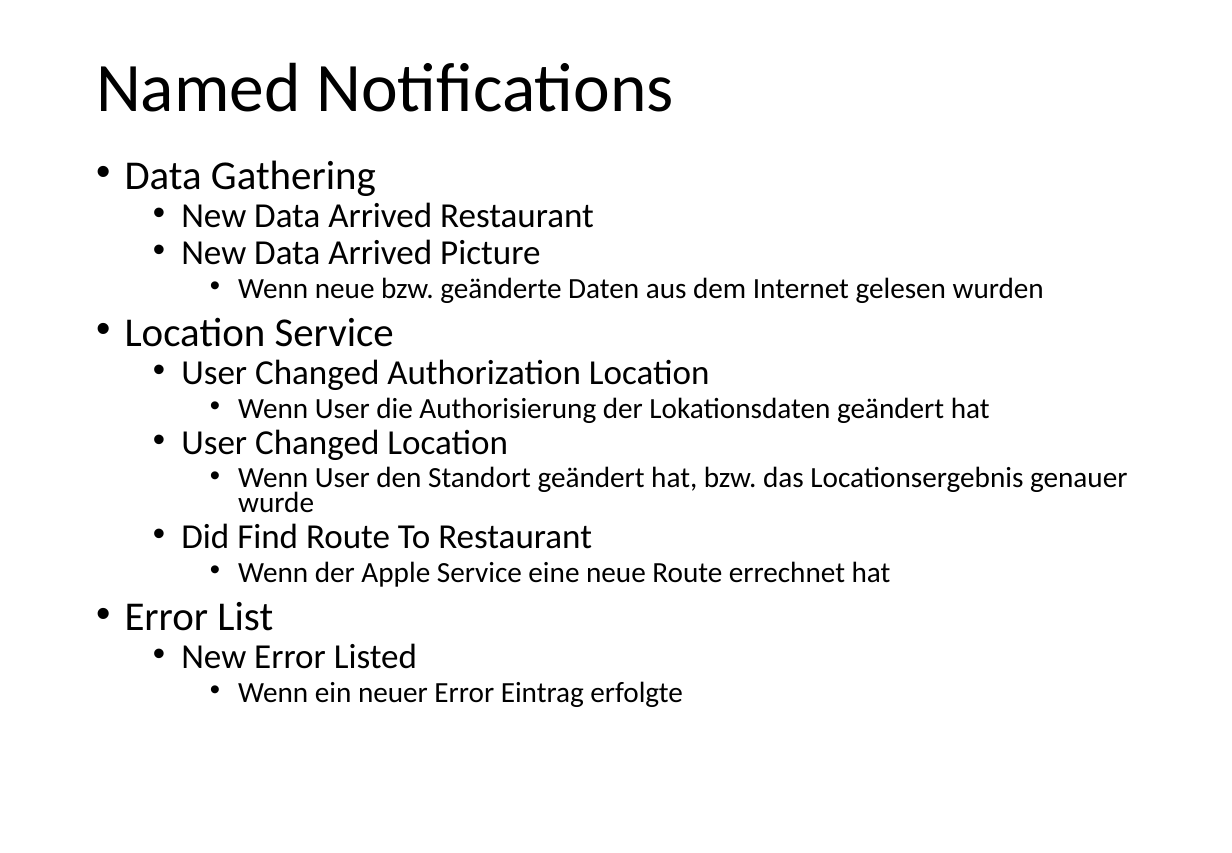
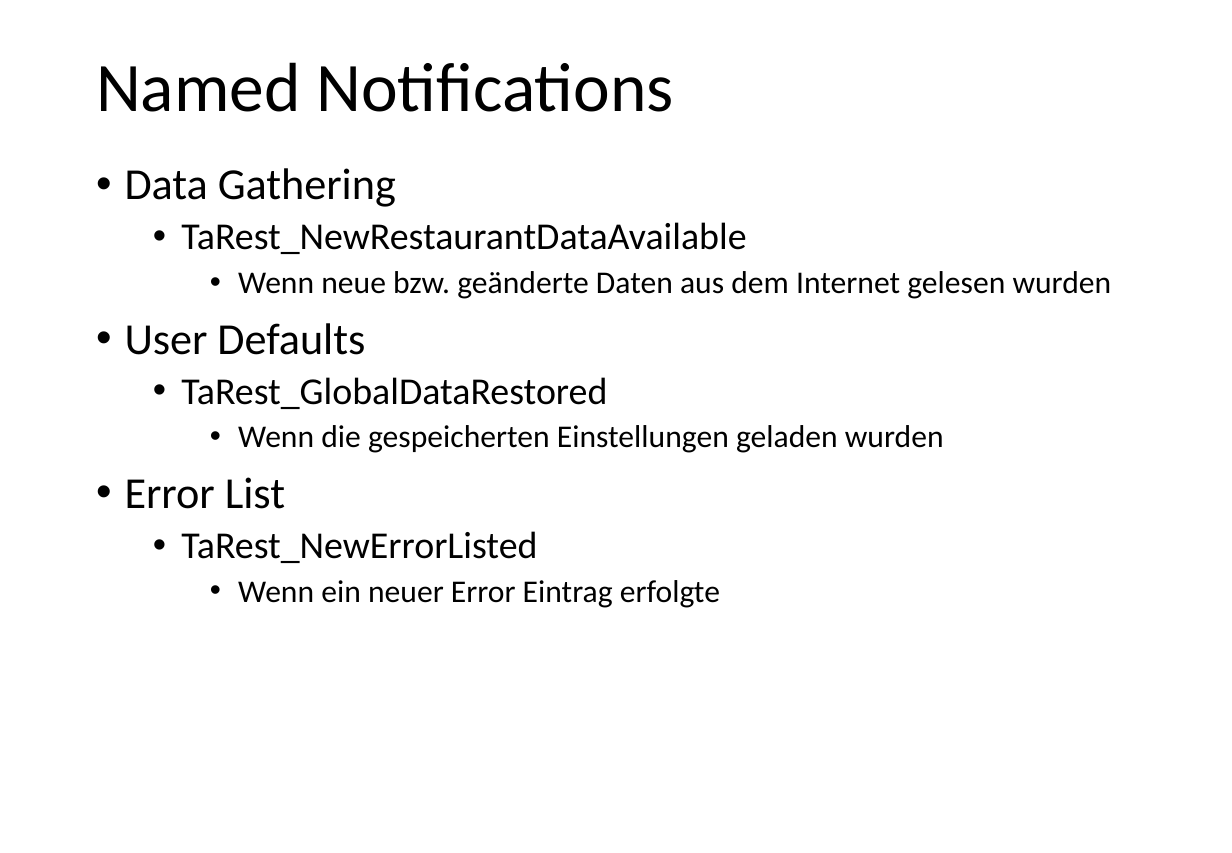
Before and after one commit to hobrink1/TaRest, a slide deck: slide 12 of PowerPoints/TaRest Notizen.pptx. Drawn at 1232x853 pixels with LibreOffice and Linux fonts; fonts in the diff are those of the drawing; background and template pictures are left out. Boxes give left, top, right and bottom in pixels: in the first picture for what was removed or moved away, otherwise in the second. Text is boxed around its words. In the diff, an @@ line names an element or a change of style, - is before the commit and + after.

```diff
--- a/PowerPoints/TaRest Notizen.pptx
+++ b/PowerPoints/TaRest Notizen.pptx
@@ text at bbox=[125, 168, 1112, 608]: size 25.9 to 28 pt in "Data Gathering", "Error List"; size 18.5 to 20 pt in "Wenn neue bzw. geänderte Daten aus dem ...", "Wenn ein neuer Error Eintrag erfolgte"; line spacing 0.7 to 0.9 @@
@@ text at bbox=[181, 222, 746, 254]: text changed; size 22.2 to 24 pt @@
-  • New Data Arrived Restaurant
-  • New Data Arrived Picture
+  • TaRest_NewRestaurantDataAvailable
@@ text at bbox=[125, 323, 944, 453]: text changed; size 18.5 to 20 pt @@
-• Location Service
-  • User Changed Authorization Location
-    • Wenn User die Authorisierung der Lokationsdaten geändert hat
-  • User Changed Location
-    • Wenn User den Standort geändert hat, bzw. das Locationsergebnis genauer wurde
-  • Did Find Route To Restaurant
-    • Wenn der Apple Service eine neue Route errechnet hat
+• User Defaults
+  • TaRest_GlobalDataRestored
+    • Wenn die gespeicherten Einstellungen geladen wurden
@@ text at bbox=[181, 531, 537, 563]: text changed; size 22.2 to 24 pt @@
-  • New Error Listed
+  • TaRest_NewErrorListed
```
Also in this commit, not shown: 8 other slides changed, 1 slide added, 1 slide removed, 6 other files.
